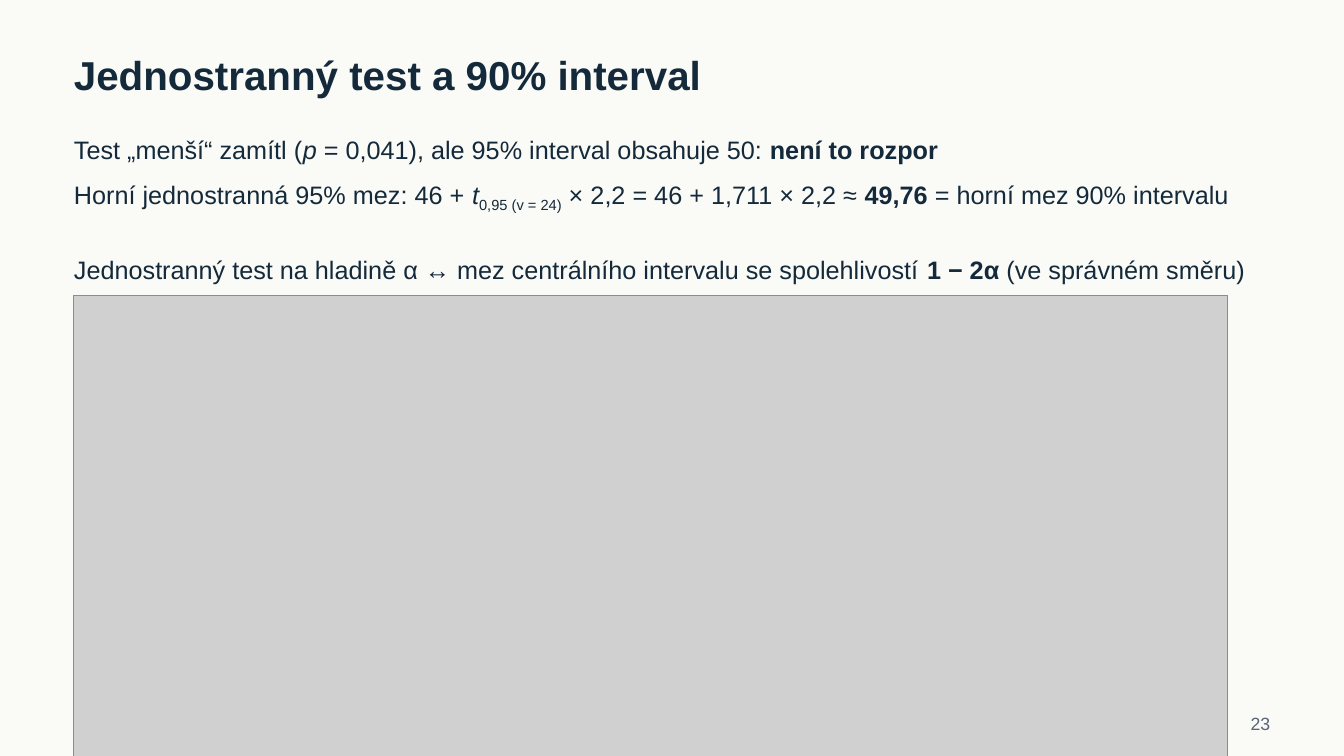
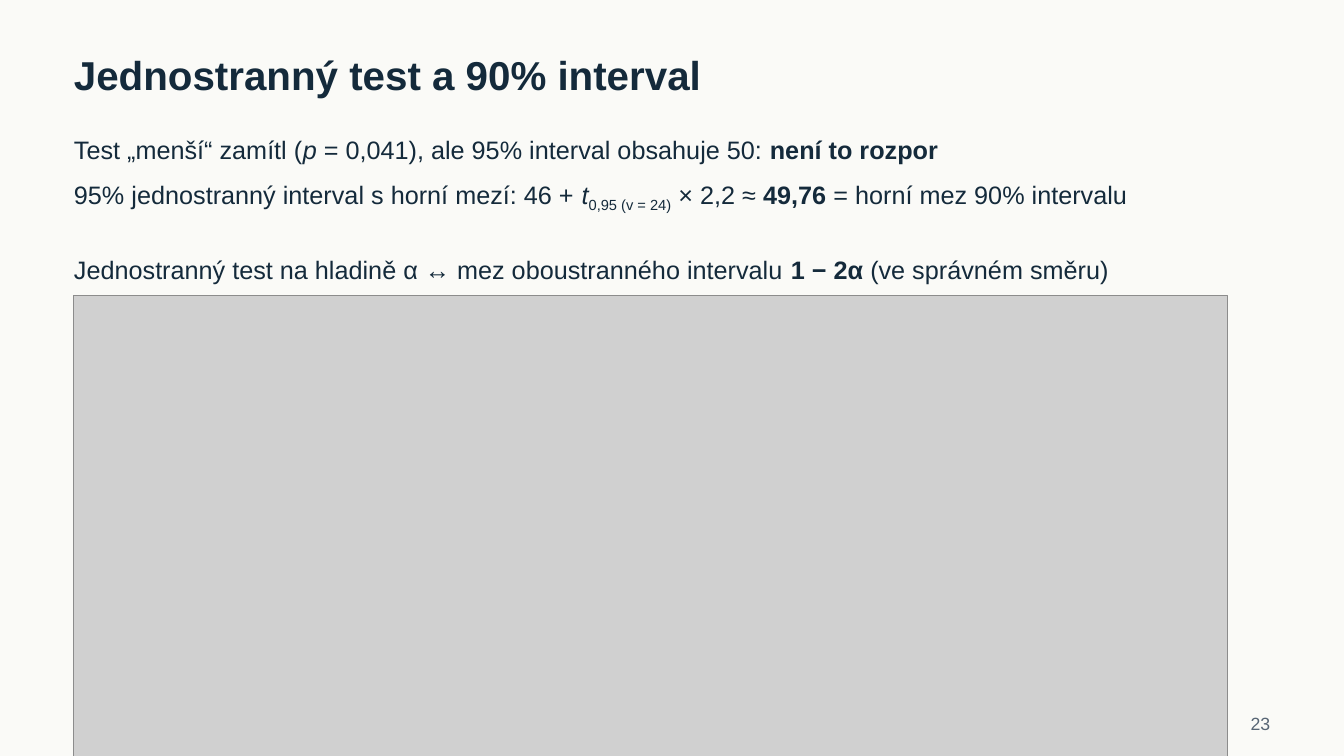
Before and after one commit to reckak/statistics-for-psychology, a slide deck: slide 23 of presentations/kapitola_07_interval_t_test_a_ekvivalence.pptx. Drawn at 1344x756 pixels with LibreOffice and Linux fonts; fonts in the diff are those of the drawing; grey boxes stand for pictures. Boxes give left, top, right and bottom in pixels: in the first picture for what was removed or moved away, otherwise in the second. Text is boxed around its words. In the diff, an @@ line names an element or a change of style, - is before the commit and + after.

```diff
--- a/presentations/kapitola_07_interval_t_test_a_ekvivalence.pptx
+++ b/presentations/kapitola_07_interval_t_test_a_ekvivalence.pptx
@@ text at (74, 185, 1127, 213): text changed @@
-Horní jednostranná 95% mez: 46 + t0,95 (v = 24) × 2,2 = 46 + 1,711 × 2,2 ≈ 49,76 = horní mez 90% intervalu
+95% jednostranný interval s horní mezí: 46 + t0,95 (v = 24) × 2,2 ≈ 49,76 = horní mez 90% intervalu
@@ text at (74, 260, 1108, 285): text changed @@
-Jednostranný test na hladině α ↔ mez centrálního intervalu se spolehlivostí 1 − 2α (ve správném směru)
+Jednostranný test na hladině α ↔ mez oboustranného intervalu 1 − 2α (ve správném směru)
```
Also in this commit, not shown: 22 other files.
